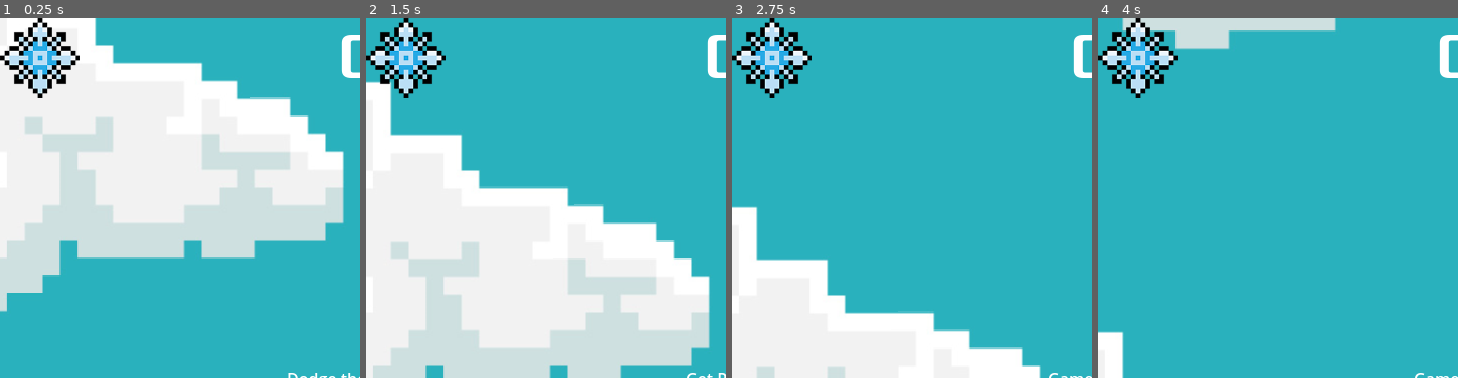
Above: before the commit, frames 1-4 (left to right).
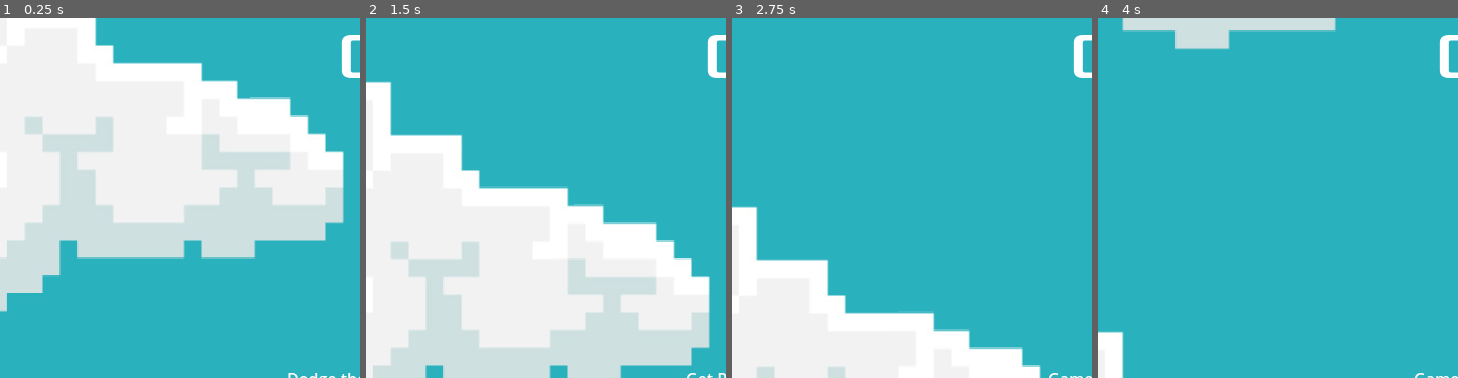
Above: after the commit, the same moments.

Repository: Turik556/First2D
Game: Godot game, scene res://Scenes/game.tscn
Same seed, same stepped clock (60 frames per second), same inputs: the game is played once before the commit and once after it.
Inputs:
- Up to frame 1 (0.25 s): no input
- Up to frame 2 (1.5 s): click "Start" at 0.5 s; hold D (move_right) from 1.28 s (still down)
- Up to frame 3 (2.75 s): release D (move_right) at 2.03 s; hold S (move_down) from 2.03 s (still down)
- Up to frame 4 (4 s): release S (move_down) at 2.78 s; hold D (move_right) 2.78-3.53 s; hold W (move_up) from 3.53 s (still down)
The pictures show only the part of the screen within x 0-50%, y 0-50%; the shares and areas given below are measured in that part.

The runs differ from the first frame. In frame 1, 2.4% of the frame differs, in the area x 0-23%, y 0-23%; in frame 2, 2.6%; in frame 3, 2.6%; in frame 4, 2.6%.

Commit message:
add script to ui

Diff:
--- /dev/null
+++ b/Scenes/Player/UI_items.tscn
@@ -0,0 +1,14 @@
+[gd_scene load_steps=2 format=3 uid="uid://bvhv8wlvdh61w"]
+
+[ext_resource type="Script" path="res://UI_items.gd" id="1_gqfje"]
+
+[node name="HBoxContainer" type="HBoxContainer"]
+offset_right = 40.0
+offset_bottom = 40.0
+script = ExtResource("1_gqfje")
+
+[node name="BoxContainer" type="BoxContainer" parent="."]
+layout_mode = 2
+
+[node name="TextureRect" type="TextureRect" parent="BoxContainer"]
+layout_mode = 2
--- /dev/null
+++ b/UI_items.gd
@@ -0,0 +1,17 @@
+extends HBoxContainer
+
+class_name UI_item
+var icons_dict = {
+	"froze": preload("res://art/items/snowflake.png"),
+	"speed_up" : "str ",
+	"shield" : "shield"
+
+}
+# Called when the node enters the scene tree for the first time.
+func _ready() -> void:
+	pass # Replace with function body.
+
+
+# Called every frame. 'delta' is the elapsed time since the previous frame.
+func _process(delta: float) -> void:
+	pass
--- a/scripts/hud.gd
+++ b/scripts/hud.gd
@@ -2,21 +2,20 @@
 
 signal start_game
 var game
+
 # Called when the node enters the scene tree for the first time.
 func _ready() -> void:
 	game = get_node("/root/Game")
 	$PauseButton.hide()
+	$HBoxContainer/HBoxContainer/TextureRect.hide()
 	pass # Replace with function body.
-
 
 # Called every frame. 'delta' is the elapsed time since the previous frame.
 func _process(delta: float) -> void:
-
 	pass
 func show_message(text):
 	$Message.text=text
 	$Message.show()
-
 	pass
 func show_game_over():
 	show_message("Game Over")
@@ -25,26 +24,17 @@
 	await  $MessageTimer.timeout
 	show_message("Dodge the Creeps!")
 	$StartButton.show()
-
 	pass
-
-
 func update_score(score):
 	$ScoreLabel.text = str(score)
-
-
 func _on_start_button_pressed() -> void:
 	$StartButton.hide()
 	$PauseButton.show()
 	start_game.emit()
 	pass # Replace with function body.
-
-
 func _on_message_timer_timeout() -> void:
 	$Message.hide()
 	pass # Replace with function body.
-
-
 func _on_pause_button_pressed() -> void:
 	game.pause_game()
 	pass # Replace with function body.
--- a/scripts/item_queue.gd
+++ b/scripts/item_queue.gd
@@ -66,3 +66,8 @@
 			$FrozeTimer.start($FrozeTimer.time_left + value)
 			print($FrozeTimer.time_left)
 	pass
+
+
+func get_queue() -> Array:
+	return queue
+	pass
